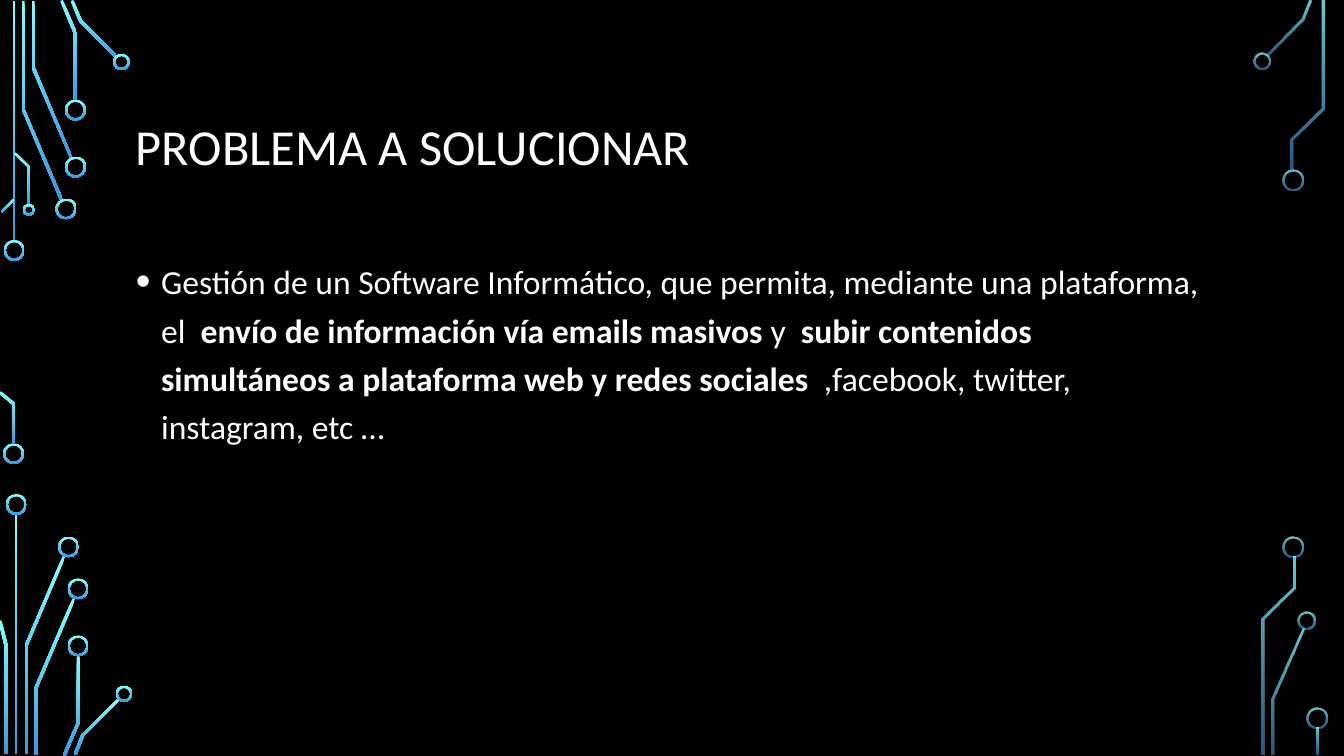
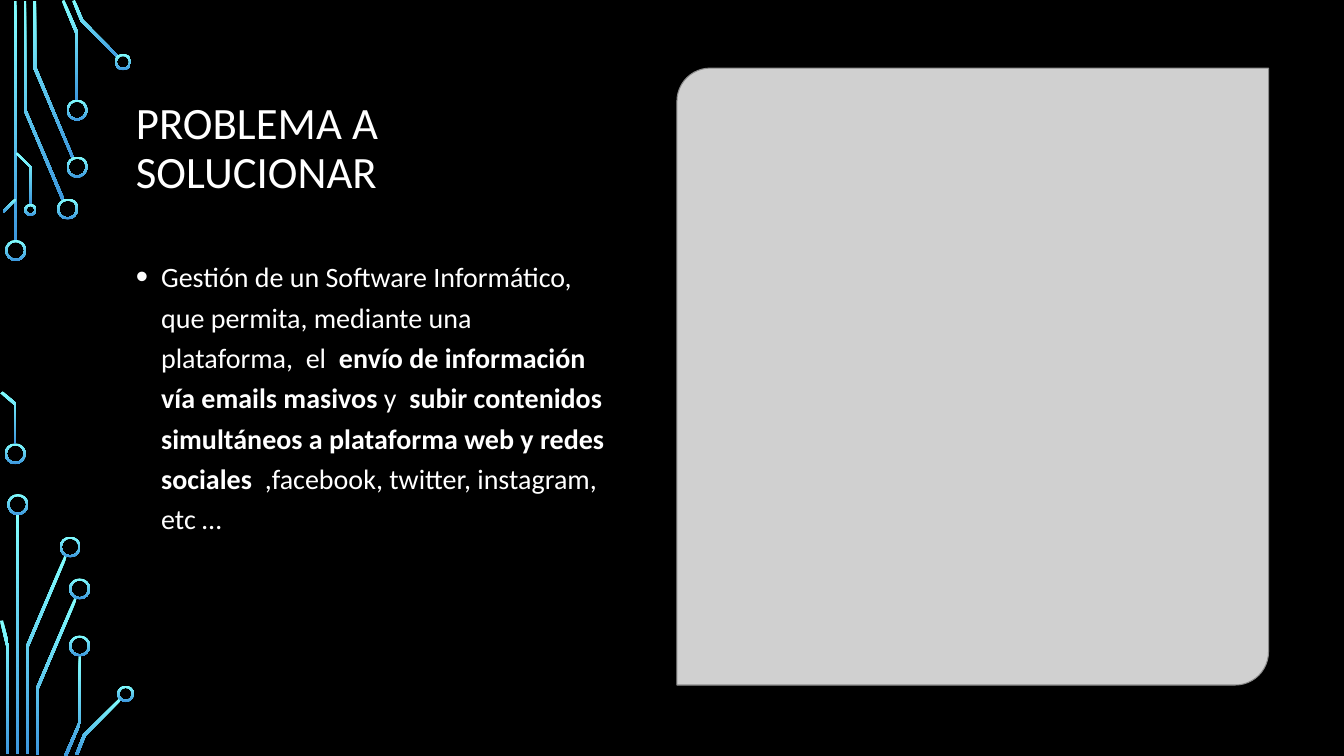
Before and after one commit to Adescafu/INFO264_Proyecto, a slide deck: slide 3 of presentacion.pptx. Drawn at 1344x756 pixels with LibreOffice and Linux fonts; fonts in the diff are those of the drawing; grey boxes stand for pictures; background and template pictures are left out. Boxes give left, top, right and bottom in pixels: in the first picture for what was removed or moved away, otherwise in the second. Text is boxed around its words. In the diff, an @@ line names an element or a change of style, - is before the commit and + after.

```diff
--- a/presentacion.pptx
+++ b/presentacion.pptx
@@ rectangle added at <box>0,0,1344,756</box>, fill #000000 @@
@@ title "PROBLEMA A SOLUCIONAR" at <box>136,110,378,189</box>: size 36 to 32 pt @@
@@ picture added at <box>678,69,1269,686</box> @@
@@ text "Gestión de un Software Informático, ..." at <box>161,267,604,530</box>: size 24 to 20 pt @@
@@ group added at <box>0,0,134,756</box>: 24 freeform shapes, 2 rectangles @@
@@ group removed at <box>3,52,1328,754</box>: 19 freeform shapes @@
```
Also in this commit, not shown: 2 other slides changed, 7 slides added, 2 slides removed.
